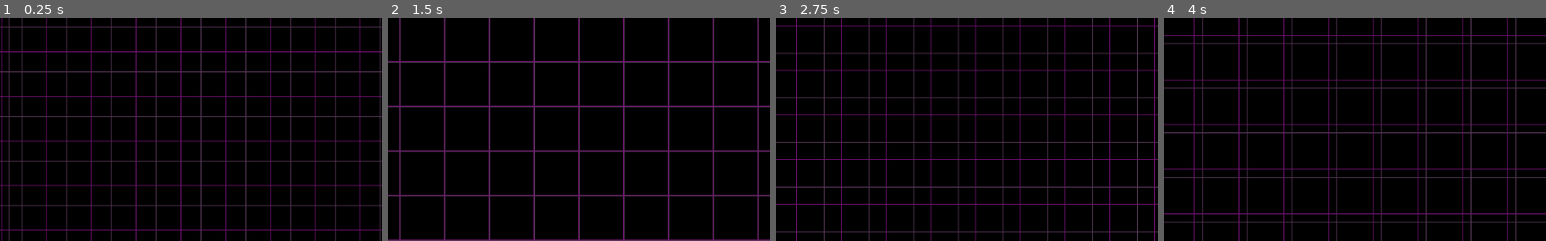
Above: before the commit, frames 1-4 (left to right).
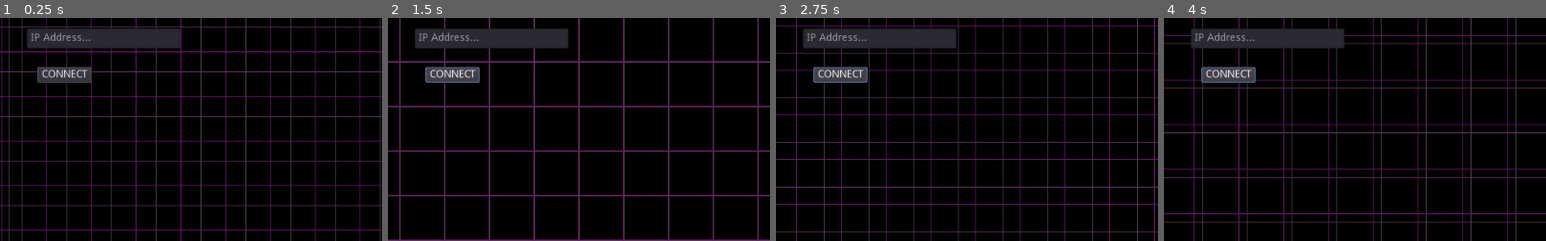
Above: after the commit, the same moments.

Repository: Rabid-Shark-Games/Dungeons-and-Delta
Game: Godot game, scene res://Scenes/Combat.tscn
Same seed, same stepped clock (60 frames per second), same inputs: the game is played once before the commit and once after it. The project has no main scene, so this scene is started directly.
Inputs (mouse positions are % of the whole screen's width and height, from its top left):
- Up to frame 1 (0.25 s): no input
- Up to frame 2 (1.5 s): click (8, 13) at 0.5 s, where only the run after the commit has a clickable "CONNECT"
- Up to frame 3 (2.75 s): no input
- Up to frame 4 (4 s): no input
The pictures show only the part of the screen within x 0-50%, y 0-50%; the shares and areas given below are measured in that part.

The runs differ from the first frame. In frame 1, 4.6% of the frame differs, in the area x 7-48%, y 4-30%; in frame 2, 4.6%; in frame 3, 4.6%; in frame 4, 4.4%.

Commit message:
Add simple networking

Diff:
--- a/dungeons_and_delta_client/Scenes/Combat.tscn
+++ b/dungeons_and_delta_client/Scenes/Combat.tscn
@@ -1,6 +1,8 @@
-[gd_scene load_steps=3 format=2]
+[gd_scene load_steps=5 format=2]
 
 [ext_resource path="res://Resources/Shaders/grid.gdshader" type="Shader" id=1]
+[ext_resource path="res://battle.ogg" type="AudioStream" id=2]
+[ext_resource path="res://Scripts/Combat.gd" type="Script" id=3]
 
 [sub_resource type="ShaderMaterial" id=1]
 shader = ExtResource( 1 )
@@ -13,6 +15,7 @@
 [node name="Combat" type="Control"]
 anchor_right = 1.0
 anchor_bottom = 1.0
+script = ExtResource( 3 )
 __meta__ = {
 "_edit_use_anchors_": false
 }
@@ -24,3 +27,27 @@
 material = SubResource( 1 )
 anchor_right = 1.0
 anchor_bottom = 1.0
+
+[node name="AudioStreamPlayer" type="AudioStreamPlayer" parent="."]
+stream = ExtResource( 2 )
+volume_db = -20.0
+autoplay = true
+
+[node name="LineEdit" type="LineEdit" parent="."]
+margin_left = 36.0
+margin_top = 14.0
+margin_right = 242.0
+margin_bottom = 41.0
+placeholder_text = "IP Address..."
+
+[node name="Button" type="Button" parent="."]
+margin_left = 49.7947
+margin_top = 65.6867
+margin_right = 122.795
+margin_bottom = 86.6867
+text = "CONNECT"
+__meta__ = {
+"_edit_use_anchors_": false
+}
+
+[connection signal="pressed" from="Button" to="." method="_on_Button_pressed"]
--- /dev/null
+++ b/dungeons_and_delta_client/Scripts/Combat.gd
@@ -0,0 +1,20 @@
+extends Control
+
+
+# Declare member variables here. Examples:
+# var a = 2
+# var b = "text"
+
+
+# Called when the node enters the scene tree for the first time.
+func _ready():
+	pass # Replace with function body.
+
+
+# Called every frame. 'delta' is the elapsed time since the previous frame.
+#func _process(delta):
+#	pass
+
+
+func _on_Button_pressed():
+	var _a = Network.ws.connect_to_url("ws://" + $LineEdit.text + ":8123")
--- /dev/null
+++ b/dungeons_and_delta_client/Scripts/network.gd
@@ -0,0 +1,12 @@
+extends Node
+
+var ws := WebSocketClient.new()
+
+func _init():
+	var _a = ws.connect("data_received", self, "data_recv")
+
+func data_recv():
+	print(JSON.parse(ws.get_peer(1).get_packet().get_string_from_utf8()).result["event_type"])
+
+func _process(_delta):
+	ws.poll()
--- a/dungeons_and_delta_client/project.godot
+++ b/dungeons_and_delta_client/project.godot
@@ -13,6 +13,10 @@
 config/name="Dungeons And Deltarune"
 config/icon="res://icon.png"
 
+[autoload]
+
+Network="*res://Scripts/network.gd"
+
 [global]
 
 background=false
Not shown, changed: dungeons_and_delta_server/src/main.rs
